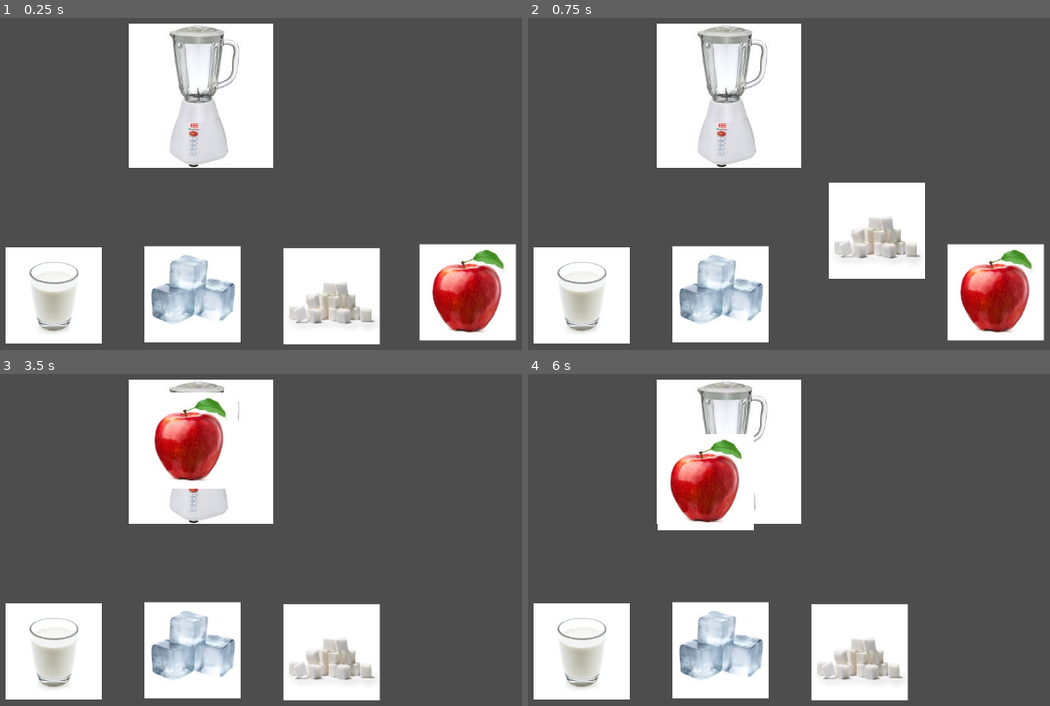
Above: before the commit, frames 1-4 (two rows, left to right).
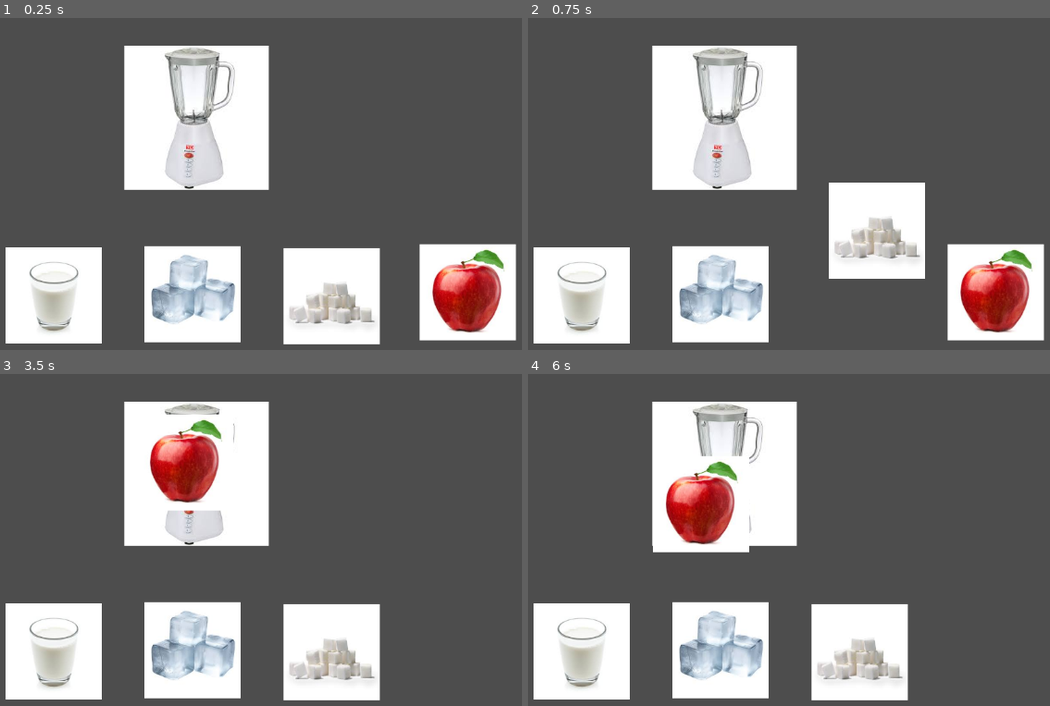
Above: after the commit, the same moments.

Repository: the-real-ronji/MiniJameGam50
Game: Godot game, scene res://Scenes/Main.tscn
The game is run twice, just before and just after one commit, with the same random seed, the same clock (stepped at 60 frames per second) and the same inputs.
Inputs (mouse positions are in pixels of both pictures, inside the frame that each line leads up to):
- Up to frame 1 (0.25 s): no input
- Up to frame 2 (0.75 s): tap Enter (ui_accept) at 0.5 s; drag from (862, 296) to (914, 101) at 0.52 s
- Up to frame 3 (3.5 s): drag from (52, 652) to (271, 632) at 1.27 s; move the mouse to (193, 649) at 2.02 s; tap S (s) at 2.1 s; click (193, 649) at 2.17 s; tap W (w) at 2.3 s; tap Enter (ui_accept) at 2.75 s; drag from (469, 649) to (88, 486) at 2.77 s
- Up to frame 4 (6 s): move the mouse to (outside the picture) at 3.52 s; tap A (a) at 3.6 s; click (outside the picture) at 3.67 s; tap Enter (ui_accept) at 3.77, 4.25, 5, 5.75 s; tap D (d) at 3.8 s; drag from (616, 486) to (726, 443) at 4.27 s; move the mouse to (877, 549) at 5.02 s; tap S (s) at 5.1 s; click (877, 549) at 5.17 s; tap W (w) at 5.3 s; drag from (726, 443) to (689, 569) at 5.77 s

The runs differ from the first frame. In frame 1, 6.8% of the frame differs, in the area x 23-53%, y 1-52%; in frame 2, 6.8%; in frame 3, 8.3%; in frame 4, 8.3%.

Commit message:
added death func

Diff:
--- a/Scenes/Main.tscn
+++ b/Scenes/Main.tscn
@@ -1,17 +1,18 @@
-[gd_scene load_steps=13 format=3 uid="uid://diiwudvk716im"]
+[gd_scene load_steps=14 format=3 uid="uid://diiwudvk716im"]
 
-[ext_resource type="Script" uid="uid://c44fc4cl835iq" path="res://scripts/main.gd" id="1_bmxlf"]
-[ext_resource type="PackedScene" uid="uid://1s5doyshdaga" path="res://scenes/blender_zone.tscn" id="1_vy5pj"]
+[ext_resource type="Script" uid="uid://c44fc4cl835iq" path="res://Scripts/main.gd" id="1_bmxlf"]
+[ext_resource type="PackedScene" uid="uid://1s5doyshdaga" path="res://Scenes/blender_zone.tscn" id="1_vy5pj"]
 [ext_resource type="Texture2D" uid="uid://cgg5e4tj4vd0i" path="res://Sprites/temp sprites prototype/sugarcubes.jpg" id="3_346fj"]
-[ext_resource type="Script" uid="uid://cevos5fjsu4j7" path="res://scripts/sugarcubes_ingredient.gd" id="4_0sclb"]
+[ext_resource type="Script" uid="uid://cevos5fjsu4j7" path="res://Scripts/sugarcubes_ingredient.gd" id="4_0sclb"]
 [ext_resource type="Texture2D" uid="uid://dj4rktcn3e7dk" path="res://Sprites/temp sprites prototype/images.jpg" id="4_grg3l"]
-[ext_resource type="Script" uid="uid://b5c4jyefuyu5a" path="res://scripts/milk_ingredient.gd" id="5_frkhe"]
+[ext_resource type="Script" uid="uid://b5c4jyefuyu5a" path="res://Scripts/milk_ingredient.gd" id="5_frkhe"]
 [ext_resource type="Texture2D" uid="uid://dyytlisdexmq7" path="res://Sprites/temp sprites prototype/ice.jpg" id="7_sxkr1"]
-[ext_resource type="Script" uid="uid://d1ksfurx1ruci" path="res://scripts/ice_ingredient.gd" id="8_fq0cl"]
-[ext_resource type="PackedScene" uid="uid://dlmq0gebvl3g3" path="res://scenes/qte_panel.tscn" id="11_4kpch"]
+[ext_resource type="Script" uid="uid://d1ksfurx1ruci" path="res://Scripts/ice_ingredient.gd" id="8_fq0cl"]
+[ext_resource type="PackedScene" uid="uid://dlmq0gebvl3g3" path="res://Scenes/qte_panel.tscn" id="11_4kpch"]
 [ext_resource type="Texture2D" uid="uid://bgj25b6rwvdjp" path="res://Sprites/temp sprites prototype/apple.jpg" id="11_346fj"]
-[ext_resource type="Script" uid="uid://gwy6o0at33rv" path="res://scripts/apple_ingredient.gd" id="11_frkhe"]
-[ext_resource type="Script" uid="uid://d3b850lapu40m" path="res://scripts/game_manager.gd" id="12_grg3l"]
+[ext_resource type="Script" uid="uid://gwy6o0at33rv" path="res://Scripts/apple_ingredient.gd" id="11_frkhe"]
+[ext_resource type="Script" uid="uid://d3b850lapu40m" path="res://Scripts/game_manager.gd" id="12_grg3l"]
+[ext_resource type="Script" uid="uid://df07jp25ofj4c" path="res://Scripts/game_over.gd" id="13_frkhe"]
 
 [node name="Main" type="Control"]
 layout_mode = 3
@@ -29,10 +30,8 @@
 
 [node name="BlenderZone" parent="Control" instance=ExtResource("1_vy5pj")]
 layout_mode = 1
-offset_left = 293.0
-offset_top = 61.0
-offset_right = 518.0
-offset_bottom = 286.0
+offset_left = 286.0
+offset_right = 511.0
 focus_mode = 2
 mouse_filter = 0
 
@@ -105,3 +104,37 @@
 
 [node name="GameManager" type="Node" parent="."]
 script = ExtResource("12_grg3l")
+
+[node name="attempts" type="Label" parent="."]
+layout_mode = 0
+offset_right = 1.0
+offset_bottom = 23.0
+
+[node name="GameOver" type="CanvasLayer" parent="."]
+script = ExtResource("13_frkhe")
+
+[node name="Panel" type="Panel" parent="GameOver"]
+anchors_preset = -1
+anchor_right = 0.017
+anchor_bottom = 0.031000001
+offset_left = -95.0
+offset_top = -42.0
+offset_right = 1196.416
+offset_bottom = 665.912
+
+[node name="Label" type="Label" parent="GameOver"]
+offset_right = 1125.0
+offset_bottom = 401.0
+theme_override_font_sizes/font_size = 50
+text = "You Failed"
+horizontal_alignment = 1
+vertical_alignment = 1
+
+[node name="retry" type="Button" parent="GameOver"]
+offset_left = 439.0
+offset_top = 372.0
+offset_right = 669.0
+offset_bottom = 425.0
+text = "Play Again"
+
+[connection signal="pressed" from="GameOver/retry" to="GameOver" method="_on_retry_pressed"]
--- a/Scripts/blender_zone.gd
+++ b/Scripts/blender_zone.gd
@@ -4,6 +4,8 @@
 var collected: Dictionary = {}
 
 signal recipe_complete
+
+
 
 func set_recipe(new_recipe: Dictionary) -> void:
 	recipe = new_recipe
@@ -17,6 +19,11 @@
 		_check_recipe()
 		return true
 	else:
+		GameManager.attempt += 1
+		$"../../attempts".text = "Attempt: " + str(GameManager.attempt)
+		if GameManager.attempt == 5:
+			GameManager.attempt = 0
+			$"../../GameOver".show()
 		match name:
 			"sugarcubes":
 				$VisualFeedback.text = "Too bitter for a kid’s drink!"
--- /dev/null
+++ b/Scripts/game_over.gd
@@ -0,0 +1,13 @@
+extends CanvasLayer
+
+
+func _ready() -> void:
+	self.hide()
+
+
+
+
+
+
+func _on_retry_pressed() -> void:
+	get_tree().reload_current_scene()
--- a/scripts/game_manager.gd
+++ b/scripts/game_manager.gd
@@ -1,5 +1,6 @@
 extends Node
 
+var attempt: int = 0
 var stage: String = "childhood"
 var childhood_correct = ["fruit", "milk"]
 var childhood_decoys = ["sugar cubes", "ice"]
Not shown, added: Scripts/game_over.gd.uid
